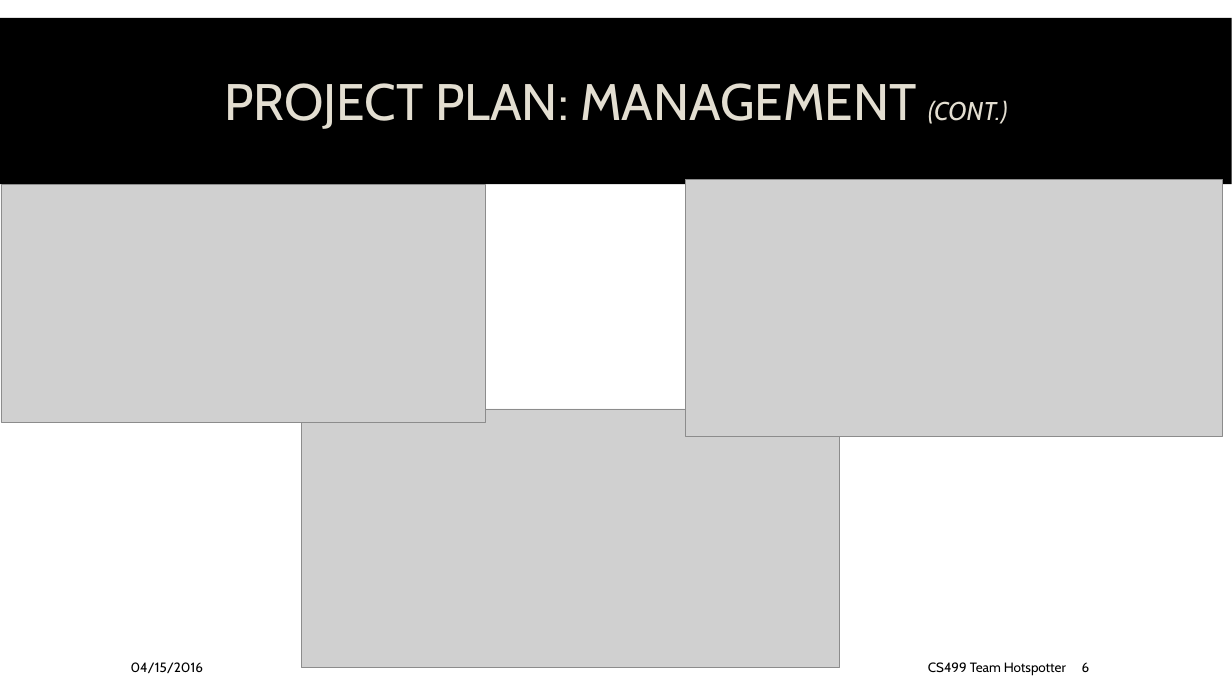
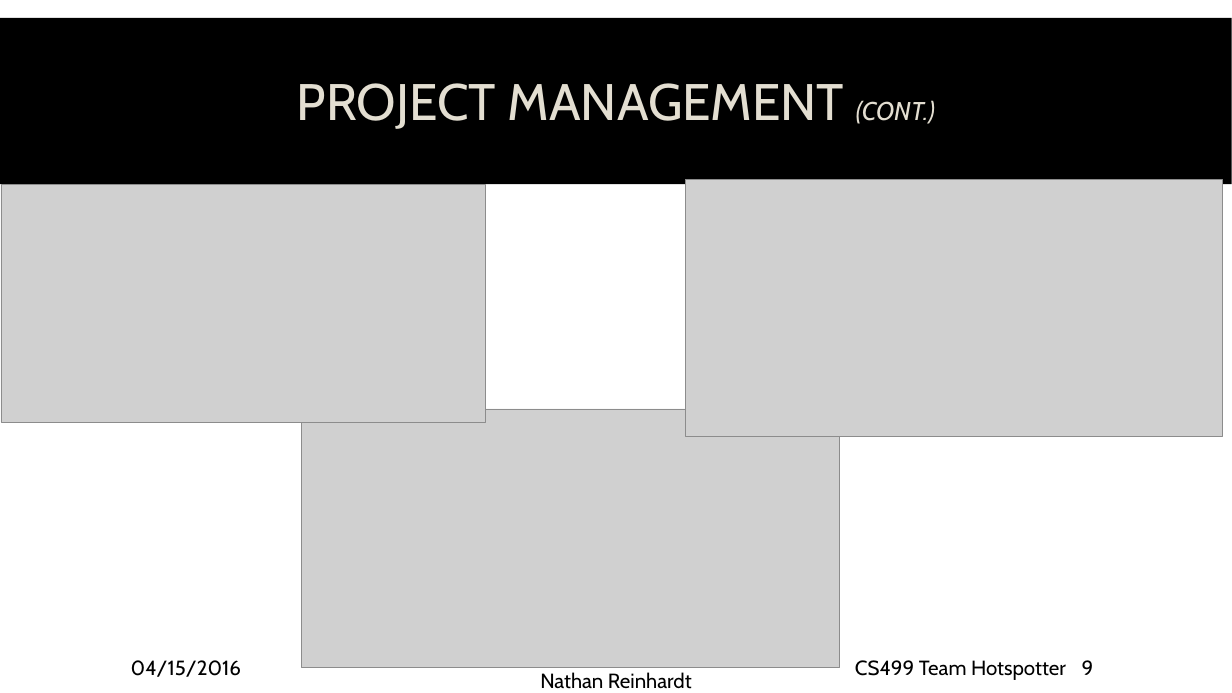
Before and after one commit to spesmit/hotspotter, a slide deck: slide 9 of Documentation/Presentations/CS499 Final Presentation.pptx (slide 6 before the commit). Drawn at 1232x693 pixels with LibreOffice and Linux fonts; fonts in the diff are those of the drawing; grey boxes stand for pictures; background and template pictures are left out. Boxes give left, top, right and bottom in pixels: in the first picture for what was removed or moved away, otherwise in the second. Text is boxed around its words. In the diff, an @@ line names an element or a change of style, - is before the commit and + after.

Commit message:
add names to slides and formatted everything per groups will

```diff
--- a/Documentation/Presentations/CS499 Final Presentation.pptx
+++ b/Documentation/Presentations/CS499 Final Presentation.pptx
@@ title at [297, 83, 935, 129]: text changed @@
-PROJECT PLAN: MANAGEMENT (CONT.)
+PROJECT MANAGEMENT (CONT.)
@@ text "04/15/2016" at [131, 660, 241, 677]: size 10.5 to 16 pt @@
@@ text "CS499 Team Hotspotter" at [855, 660, 1066, 680]: size 10.5 to 16 pt @@
@@ text added at [540, 672, 692, 689], 16 pt, text #000000 @@
+Nathan Reinhardt
@@ page number at [1082, 660, 1094, 675]: text changed; size 10.5 to 16 pt @@
-6
+9
```
Also in this commit, not shown: 12 other slides changed.
